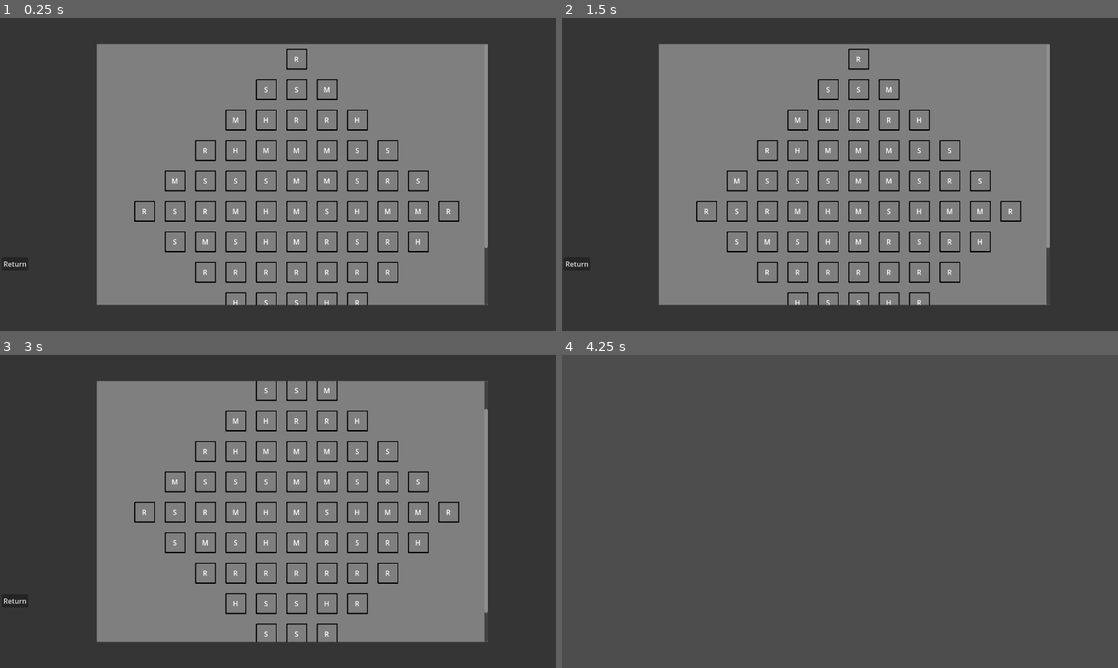
Above: before the commit, frames 1-4 (two rows, left to right).
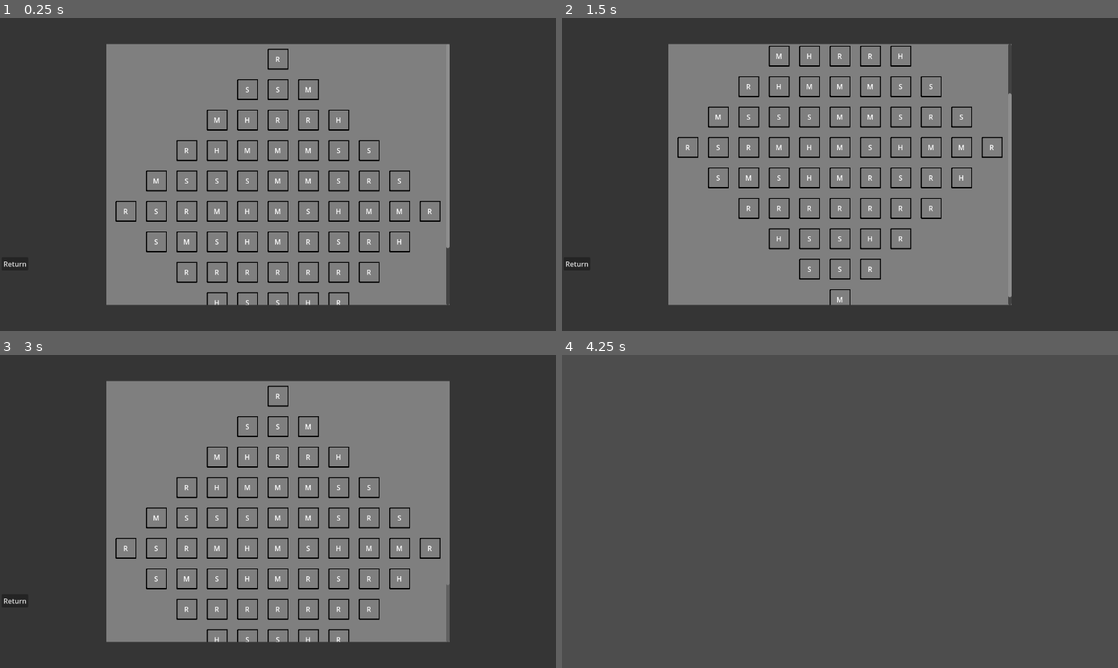
Above: after the commit, the same moments.

Repository: Saplings-Projects/1M_sub
Game: Godot game, scene res://#Scenes/MapUI.tscn
Two runs of this game, one before a commit and one after it. Both use one fixed random seed, a clock stepped at 60 frames per second and the inputs below. This scene is started directly instead of the project's main scene.
Inputs (mouse positions are in pixels of both pictures, inside the frame that each line leads up to):
- Up to frame 1 (0.25 s): no input
- Up to frame 2 (1.5 s): tap Enter at 0.5 s; drag from (856, 174) to (895, 105) at 0.52 s; drag from (728, 190) to (812, 237) at 1.27 s
- Up to frame 3 (3 s): move the mouse to (333, 442) at 2.02 s; tap Ctrl at 2.1 s; click (333, 442) at 2.17 s; tap Space at 2.75 s; drag from (250, 574) to (111, 464) at 2.77 s
- Up to frame 4 (4.25 s): click "Return" at 3.5 s

The runs differ from the first frame. In frame 1, 13% of the frame differs, in the area x 17-88%, y 8-92%; in frame 2, 14%; in frame 3, 14%; in frame 4, nothing differs.

Commit message:
Issue-46: Update _input event, Move abbreviation to Event Children, Dynamically set the map size

Diff:
--- a/#Scenes/MapUI.tscn
+++ b/#Scenes/MapUI.tscn
@@ -28,8 +28,9 @@
 offset_right = 1123.0
 offset_bottom = 660.0
 script = ExtResource("2_2gata")
-speed = 2.0
-allow_overdragging = false
+speed = 1.0
+hide_scrollbar_over_time = true
+scrollbar_hide_time = 0.5
 
 [node name="RoomContainer" type="ColorRect" parent="SmoothScrollContainer"]
 clip_contents = true
--- a/Event/EventBase.gd
+++ b/Event/EventBase.gd
@@ -14,3 +14,6 @@
 func _load_scene() -> Node:
 	var loadScene: PackedScene = load(packedScene)
 	return loadScene.instantiate()
+
+func get_room_abbreviation() -> String:
+	return ""
--- a/Event/EventHeal.gd
+++ b/Event/EventHeal.gd
@@ -8,3 +8,7 @@
 # @Override
 func _update_event() -> void:
 	print("Updating Heal Event")
+
+# @Override
+func get_room_abbreviation() -> String:
+	return "H"
--- a/Event/EventMob.gd
+++ b/Event/EventMob.gd
@@ -8,3 +8,7 @@
 # @Override
 func _update_event() -> void:
 	print("Update Mob")
+
+# @Override
+func get_room_abbreviation() -> String:
+	return "M"
--- a/Event/EventRandom.gd
+++ b/Event/EventRandom.gd
@@ -8,3 +8,7 @@
 # @Override
 func _update_event() -> void:
 	print("Updating Random Event")
+
+# @Override
+func get_room_abbreviation() -> String:
+	return "R"
--- a/Event/EventShop.gd
+++ b/Event/EventShop.gd
@@ -8,3 +8,7 @@
 # @Override
 func _update_event() -> void:
 	print("Updating shop")
+
+# @Override
+func get_room_abbreviation() -> String:
+	return "S"
--- a/Map/RoomBase.gd
+++ b/Map/RoomBase.gd
@@ -12,13 +12,4 @@
 	return "RoomBase"
 
 func get_room_abbreviation() -> String:
-	if room_event is EventHeal:
-		return "H"
-	elif room_event is EventMob:
-		return "M"
-	elif room_event is EventRandom:
-		return "R"
-	elif room_event is EventShop:
-		return "S"
-	else:
-		return ""
+	return room_event.get_room_abbreviation()
--- a/UI/MapUI.gd
+++ b/UI/MapUI.gd
@@ -5,7 +5,7 @@
 var _padding_offset = 20
 
 func _input(_inputevent: InputEvent) -> void:
-	if Input.is_key_pressed(KEY_ESCAPE):
+	if (_inputevent is InputEventKey and _inputevent.pressed and _inputevent.keycode == KEY_ESCAPE):
 		queue_free()
 
 
@@ -31,29 +31,30 @@
 	var vertical_scroll_bar: VScrollBar = scroll_container.get_v_scroll_bar()
 	var room_container: ColorRect = scroll_container.get_child(_ROOM_CONTAINER_INDEX)
 
+	# Get the width of the floor that has the most rooms, by getting the size of what a room is w/ some offset, then
+	var room_container_width: float = ((new_room_size.x + _padding_offset) * MapManager.map_width_array.max()) + _padding_offset
+
 	# Calculate the height of the container where the rooms will reside in. This will be dynamic based on the map array that we have.
 	# The array we have in MapManager, each element will increase the height of the map display,
 	# multiply by the size of a room w/ some offset to dynamically set the size of the container of which we will be scrolling.
 	var room_container_height: float = MapManager.map_width_array.size() * (new_room_size.y + _padding_offset)
-	room_container.set_custom_minimum_size(Vector2(room_container.get_custom_minimum_size().x, room_container_height))
+	room_container.set_custom_minimum_size(Vector2(room_container_width, room_container_height))
+	scroll_container.set_size(Vector2(room_container_width, scroll_container.get_size().y))
 
-	# Get the x coordinate of the halfway point of the room container
-	var room_container_halfway_position_x: float = room_container.position.x + room_container.get_size().x / 2
-
-	# Get the width of the floor that has the most rooms, by getting the size of what a room is w/ some offset, then
-	var longest_floor_size_width: float = (new_room_size.x + _padding_offset) * MapManager.map_width_array.max()
+	var scroll_container_position_x = color_rect.get_size().x / 2 - scroll_container.get_size().x / 2
+	scroll_container.set_position(Vector2(scroll_container_position_x, scroll_container.position.y))
 
 	var scroll_container_bottom_y_position: float = scroll_container.position.y + scroll_container.get_size().y
 
 	# Starting positions for the next room to be generated
-	# X = the Halfway position of room container - half the size of the longest floor to account for centering the all of the rooms.
+	# X = the Halfway position of room container - half the size of the longest floor to account for centering all of the rooms.
 	#	  Add a little padding to push it away from the right edge.
 	# Y = Height of the Room Container that was calculated in room_container_height - (Screen Height - scroll container's bottom y position)
-	var start_position_for_next_room_x: float = room_container_halfway_position_x - longest_floor_size_width / 2 + _padding_offset
+	var start_position_for_next_room_x: float = room_container.position.x + _padding_offset
 	var start_position_for_next_room_y: float = room_container.get_custom_minimum_size().y - (color_rect.get_size().y - scroll_container_bottom_y_position)
 	var position_for_next_room: Vector2 = Vector2(start_position_for_next_room_x, start_position_for_next_room_y)
 
-	for floor: Array in current_map.rooms:
+	for floor: Array[RoomBase] in current_map.rooms:
 		# When we're done populating a floor and we go to the next index, reset the X start position
 		position_for_next_room.x = start_position_for_next_room_x
 		for room: RoomBase in floor:
